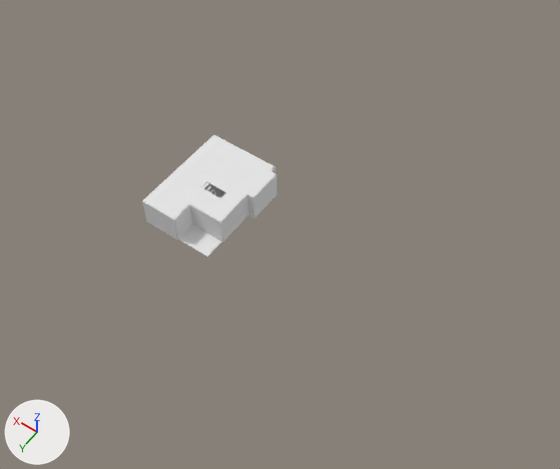
Before and after pictures for a commit that changed the OBJ model Assets/Prefabs/houseStructure.obj.
One viewpoint serves both versions: a 50 mm camera at (-96.1, 102.8, 134.8) aimed at (-34.3, 16.2, -1.2). Lighting does not change. The marker at lower left points along +X, +Y and +Z. Where no turn or scale is listed for an object, it has been applied to the vertices.

The first picture shows 'houseStructure'.
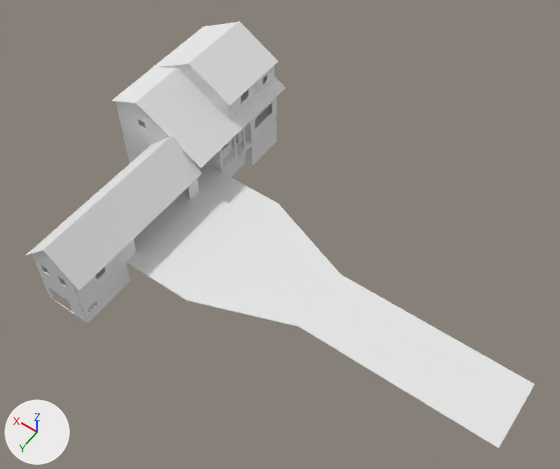
Scene script edits in JSON lines:
```json
{"block": "me_housestructure", "where": "# used by ob_housestructure; location = (0.0, 0.0, 0.0)"}
{"op": "remove", "block": "me_housestructure", "code": "me_housestructure.from_pydata(...)  # 430 vertices, 382 faces; spans x -12.2..11.2, y -15.2..15.2, z -30.1..-21.5"}
{"op": "add", "block": "me_housestructure", "code": "me_housestructure.from_pydata(...)  # 2428 vertices, 2323 faces; spans x -95.6..22.4, y -16.0..55.6, z -9.1..21.2"}
{"block": "me_housestructure", "change": "me_housestructure part 1: the loose piece of 8 vertices spanning x -10.2..-10.0, y -2.9..8.9, z -30.1..-21.6 is moved by (0.0, 0.0, 21.0)"}
{"block": "me_housestructure", "change": "me_housestructure part 2: the loose piece of 8 vertices spanning x -12.2..-12.0, y -13.0..-3.0, z -30.1..-21.6 is moved by (0.0, 0.0, 21.0)"}
{"block": "me_housestructure", "change": "me_housestructure part 3: the loose piece of 8 vertices spanning x -12.2..-10.2, y -13.2..-13.0, z -30.1..-21.6 is moved by (0.0, 0.0, 21.0)"}
{"block": "me_housestructure", "change": "me_housestructure part 4: the loose piece of 8 vertices spanning x -12.2..-10.2, y -3.0..-2.7, z -30.1..-21.6 is moved by (0.0, 0.0, 21.0)"}
{"block": "me_housestructure", "change": "me_housestructure part 5: the loose piece of 8 vertices spanning x 0.2..11.0, y 15.0..15.2, z -30.1..-21.6 is moved by (0.0, 1.5, 21.0)"}
{"block": "me_housestructure", "change": "me_housestructure part 6: the loose piece of 8 vertices spanning x -10.1..1.5, y 8.7..8.9, z -30.1..-21.6 is moved by (0.0, 0.0, 21.0)"}
{"block": "me_housestructure", "change": "me_housestructure part 7: a new loose piece, a box spanning x 0.21..10.98, y 16.52..16.77, z -0.67..7.83, in mat_initialshadinggroup (white #e7e7e7)"}
{"block": "me_housestructure", "change": "me_housestructure part 8: a new loose piece, a box spanning x -11.75..0.54, y 8.68..8.93, z -0.68..7.82, in mat_initialshadinggroup (white #e7e7e7)"}
{"block": "me_housestructure", "change": "me_housestructure part 9: a new loose piece, a box spanning x -12.21..-10.21, y -2.99..-2.74, z -0.69..7.81, in mat_initialshadinggroup (white #e7e7e7)"}
{"block": "me_housestructure", "change": "me_housestructure part 10: 13 loose pieces with 298 vertices, spanning x -12.0..11.2, y -15.2..15.2, z -30.1..-21.5, are deleted"}
{"block": "me_housestructure", "change": "me_housestructure part 11: 2152 vertices added at x -95.6..22.4, y -16.0..55.6, z -9.1..21.2"}
```

Boxes (x1, y1, x2, y2) around the edits, measured in the pictures (560 x 469 px; the box of a moved part takes in the faces that stretch with it):
```json
{"object": "houseStructure", "change": "reshaped", "before": [142, 135, 277, 257], "after": [26, 21, 535, 448], "on screen": "275% wider, 248% taller"}
{"part": 1, "of": "me_housestructure", "change": "moved or reshaped", "before": [220, 194, 249, 242], "after": [222, 145, 246, 177]}
{"part": 2, "of": "me_housestructure", "change": "moved or reshaped", "before": [254, 175, 276, 217], "after": [252, 119, 276, 165]}
{"part": 3, "of": "me_housestructure", "change": "moved or reshaped", "before": [271, 171, 277, 195], "after": [276, 118, 277, 142]}
{"part": 4, "of": "me_housestructure", "change": "moved or reshaped", "before": [248, 194, 255, 218], "after": [246, 139, 253, 166]}
{"part": 5, "of": "me_housestructure", "change": "moved or reshaped", "before": [143, 201, 178, 240], "after": [127, 150, 138, 163]}
{"part": 6, "of": "me_housestructure", "change": "moved or reshaped", "before": [189, 204, 222, 241], "after": [206, 163, 215, 169]}
{"part": 7, "of": "me_housestructure", "change": "added", "after": [121, 124, 155, 156]}
{"part": 8, "of": "me_housestructure", "change": "added", "after": [207, 152, 220, 169]}
{"part": 9, "of": "me_housestructure", "change": "added", "after": [245, 121, 252, 142]}
{"part": 10, "of": "me_housestructure", "change": "deleted", "before": [142, 135, 276, 257]}
{"part": 11, "of": "me_housestructure", "change": "added", "after": [26, 21, 535, 448]}
```
